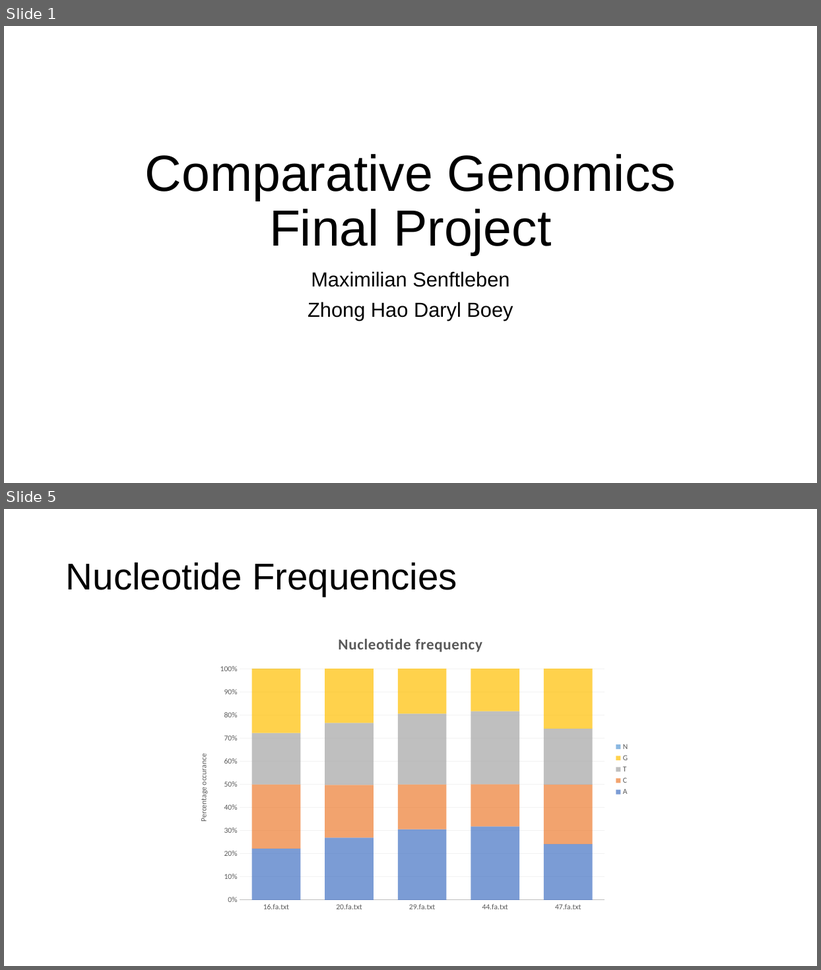
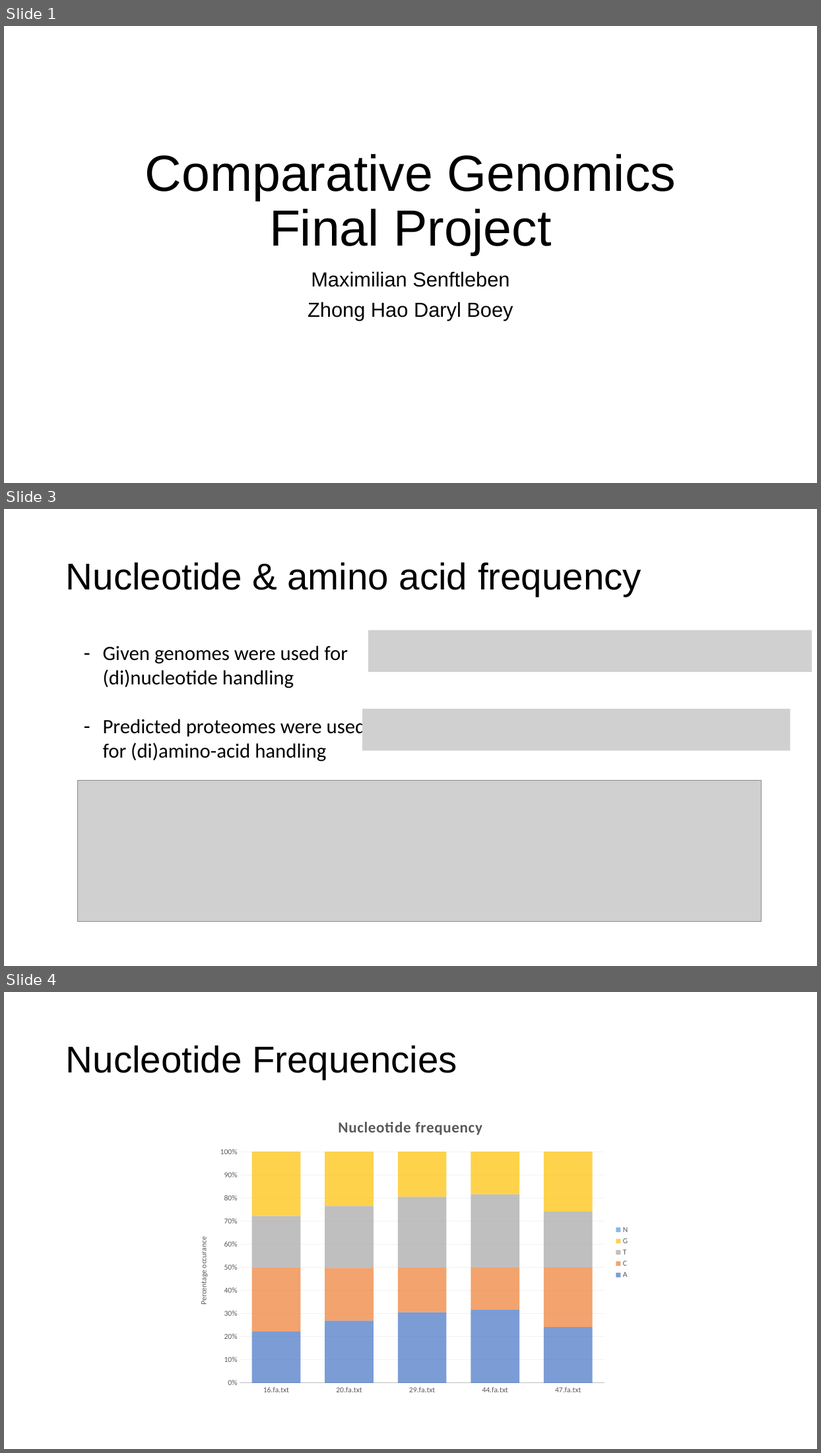
Before and after one commit to maxsenh/comgen, a slide deck: final_project/final_presentation.pptx. Shown one above the other, each under a label of ours: slides 1 and 5 before the commit, slides 1, 3 and 4 after it; the slides between them are not shown. The pictures are 821x970 and 821x1453 pixels, drawn with LibreOffice and Linux fonts; fonts in the diff are those of the drawing; grey boxes stand for pictures. Boxes give left, top, right and bottom in pixels: in the first picture for what was removed or moved away, otherwise in the second. Text is boxed around its words. In the diff, an @@ line names an element or a change of style, - is before the commit and + after.

```diff
--- a/final_project/final_presentation.pptx
+++ b/final_project/final_presentation.pptx
@@ slide 3 added at bbox=[4, 509, 817, 966], background #FFFFFF @@
@@ title added at bbox=[66, 562, 642, 596], 44 pt, text #000000 @@
+Nucleotide & amino acid frequency
@@ text added at bbox=[103, 646, 366, 762], 24 pt, text #000000 @@
+– Given genomes were used for (di)nucleotide handling
+– Predicted proteomes were used for (di)amino-acid handling
@@ picture added at bbox=[368, 630, 812, 673] @@
@@ picture added at bbox=[362, 709, 791, 751] @@
@@ picture added at bbox=[78, 780, 762, 922] @@
@@ what was slide 5 is now slide 4 @@
```
Also in this commit, not shown: 4 slides changed, 2 slides removed, 1 other file.
